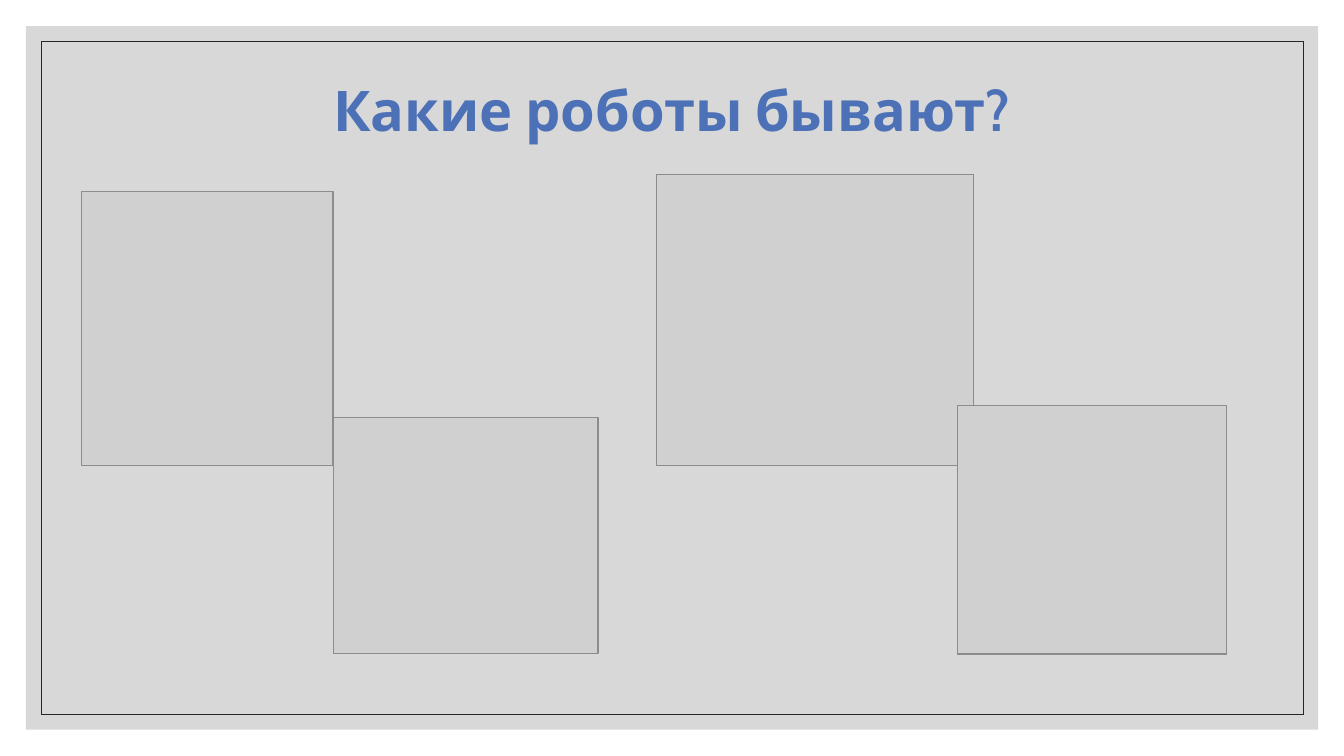
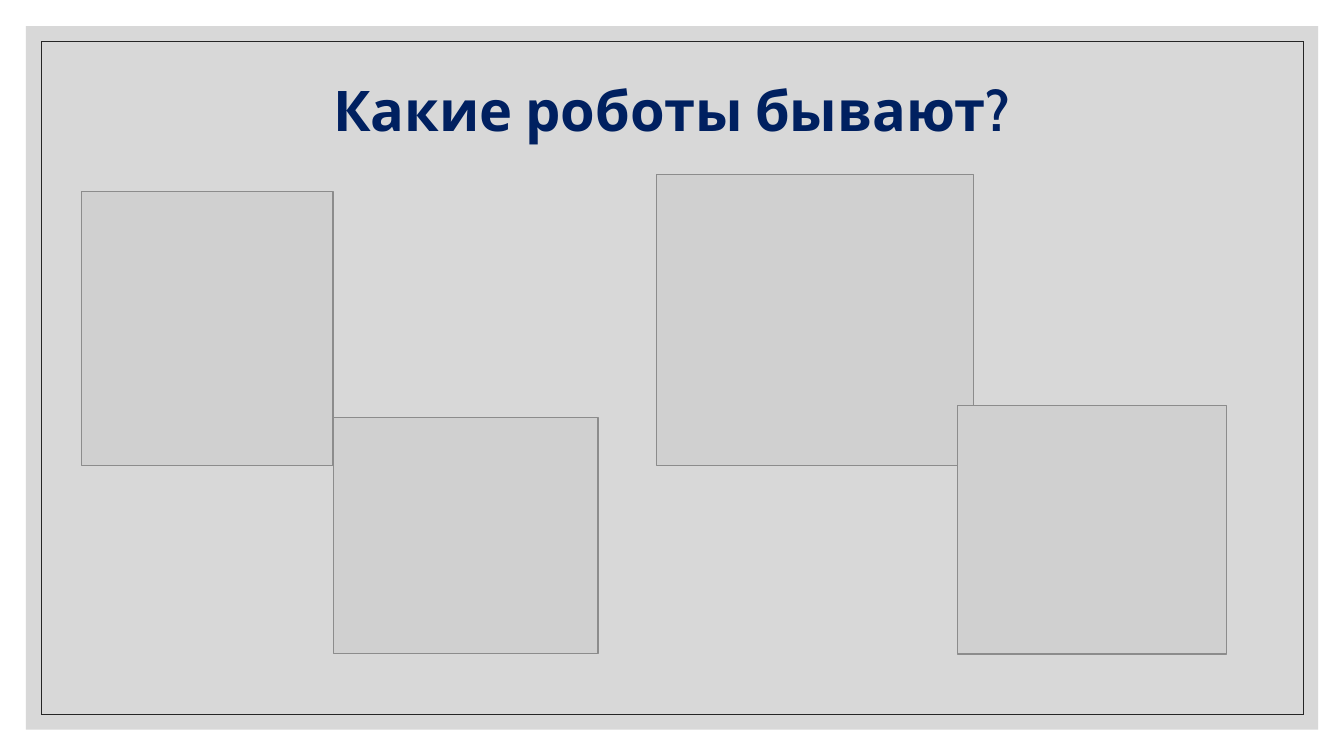
Before and after one commit to IriEfremova/LessonsCube, a slide deck: slide 4 of Мастер-класс/Dubl2.pptx. Drawn at 1344x756 pixels with LibreOffice and Linux fonts; fonts in the diff are those of the drawing; grey boxes stand for pictures. Boxes give left, top, right and bottom in pixels: in the first picture for what was removed or moved away, otherwise in the second. Text is boxed around its words. In the diff, an @@ line names an element or a change of style, - is before the commit and + after.

```diff
--- a/Мастер-класс/Dubl2.pptx
+++ b/Мастер-класс/Dubl2.pptx
@@ title "Какие роботы бывают?" at (x1=333, y1=88, x2=986, y2=145): text colour #4D71B7 to #002060 @@
```
Also in this commit, not shown: 4 other slides changed, 1 slide added, 1 slide removed, 7 other files.
